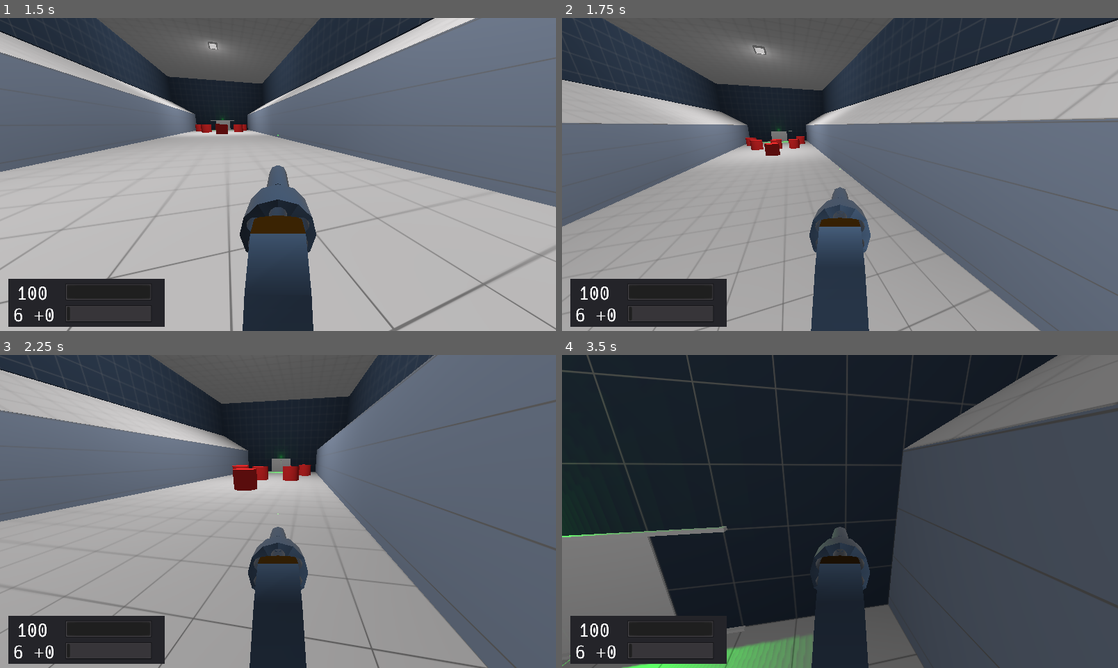
Above: before the commit, frames 1-4 (two rows, left to right).
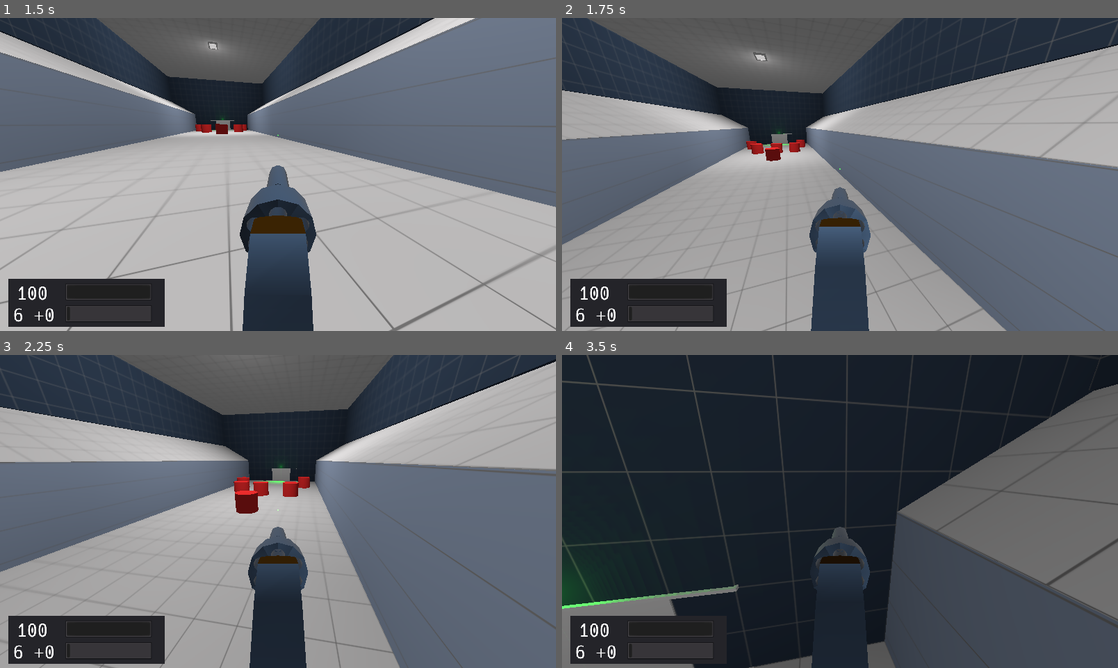
Above: after the commit, the same moments.

Repository: duckinator/keress
Game: Godot game, scene res://menus/MainMenu.tscn
The game is run twice, just before and just after one commit, with the same random seed, the same clock (stepped at 60 frames per second) and the same inputs.
Inputs (mouse positions are in pixels of both pictures, inside the frame that each line leads up to):
- Up to frame 1 (1.5 s): click "New Game" at 0.5 s; tap Enter (ui_accept) at 1.25 s; move the mouse to (305, 174) at 1.27 s; press the mouse at (305, 174) at 1.28 s; hold W (movement_forward) from 1.28 s (still down)
- Up to frame 2 (1.75 s): keep holding W (movement_forward); tap Space (movement_jump) at 1.52 s
- Up to frame 3 (2.25 s): keep holding W (movement_forward); move the mouse to (250, 511) at 2.02 s; release the mouse at (250, 511) at 2.03 s; right-click (250, 511) at 2.1 s
- Up to frame 4 (3.5 s): keep holding W (movement_forward); tap Space (movement_jump) at 2.27 s; move the mouse to (851, 505) at 2.77 s; tap Shift (movement_crouch) at 2.85 s

Frame 1 is identical in both runs. In frame 2, 15% of the frame differs, in the area x 0-100%, y 0-100%; in frame 3, 34%; in frame 4, 30%.

Commit message:
Tweak jump speed a bit.

Diff:
--- a/src/player/Player.gd
+++ b/src/player/Player.gd
@@ -16,7 +16,7 @@
 
 var gravity
 const MAX_SPEED = 80
-const JUMP_SPEED = 50
+const JUMP_SPEED = 60
 const ACCEL = 7
 const DEACCEL = 16
 const MAX_SLOPE_ANGLE = 40
